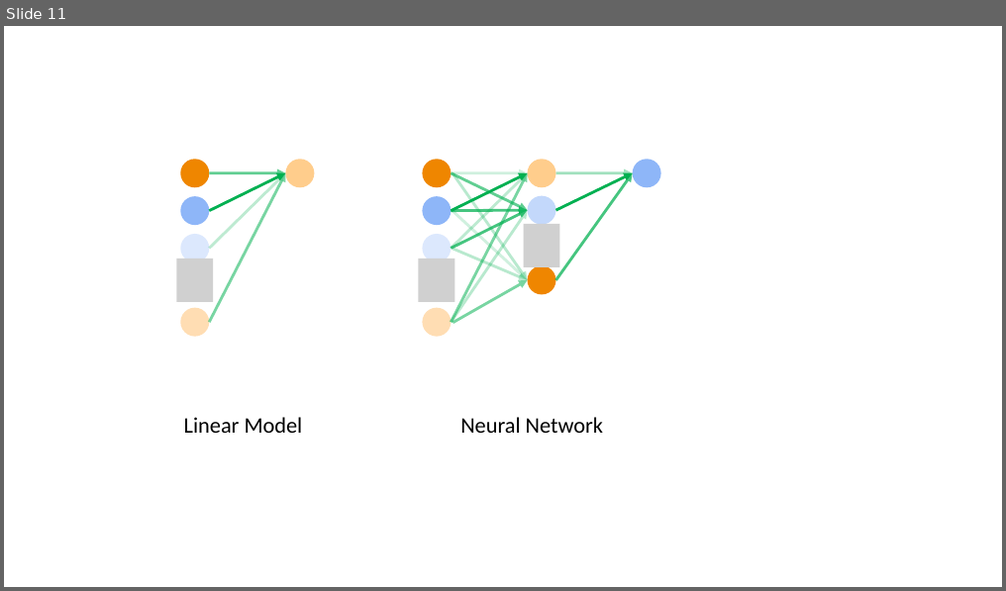
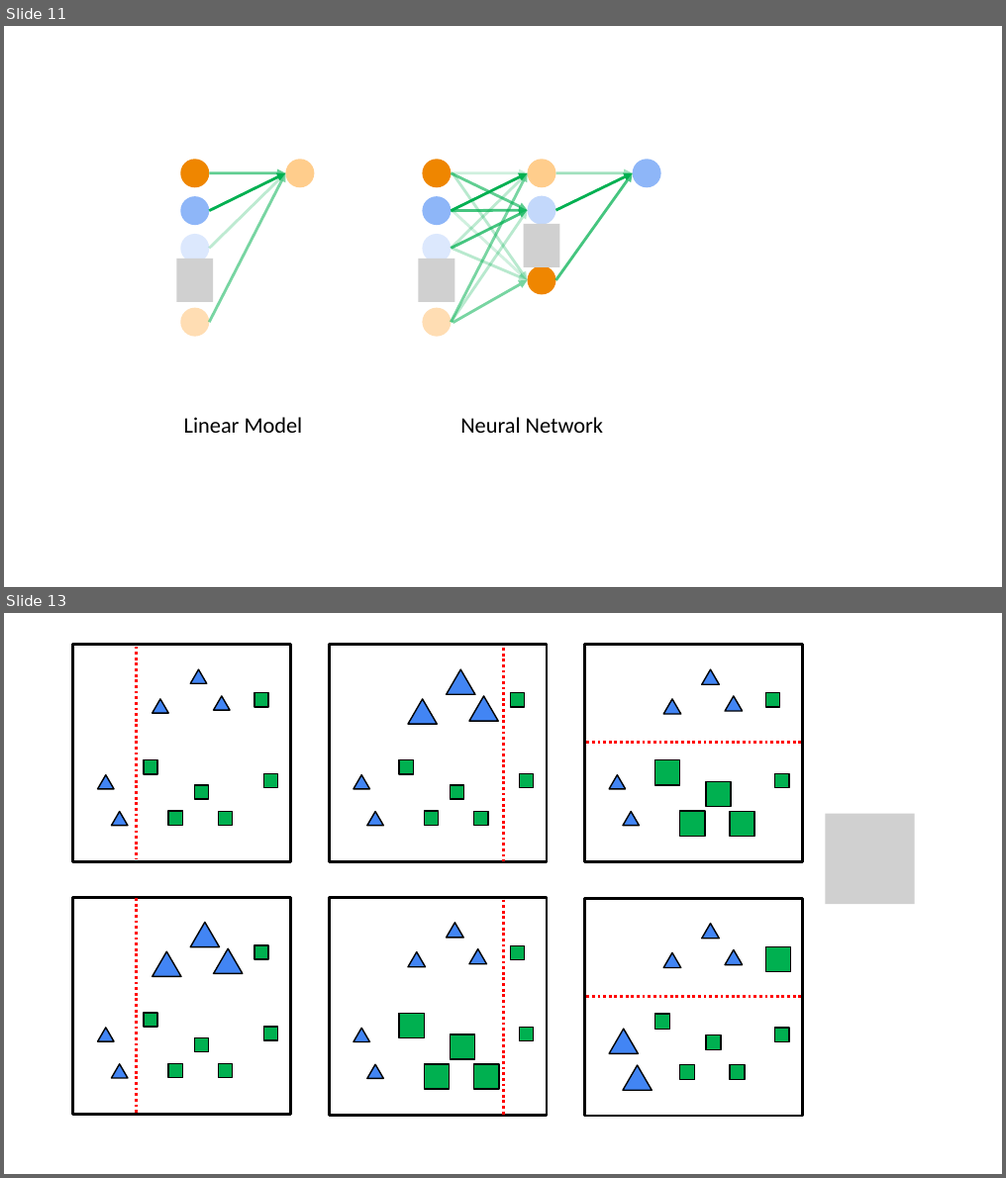
Before and after one commit to rtealwitter/datamining2025, a slide deck: notes/images.pptx. Shown one above the other, each under a label of ours: slide 11 before the commit, slides 11 and 13 after it; the slides between them are not shown. The pictures are 1006x591 and 1006x1178 pixels, drawn with LibreOffice and Linux fonts; fonts in the diff are those of the drawing; grey boxes stand for pictures. Boxes give left, top, right and bottom in pixels: in the first picture for what was removed or moved away, otherwise in the second. Text is boxed around its words. In the diff, an @@ line names an element or a change of style, - is before the commit and + after.

```diff
--- a/notes/images.pptx
+++ b/notes/images.pptx
@@ slide 13 added at (4,613,1002,1174), background #FFFFFF @@
@@ line added from (136, 646) to (136, 860), #FF0000 2 pt dashed @@
@@ line added from (504, 648) to (504, 861), #FF0000 2 pt dashed @@
@@ line added from (801, 742) to (585, 742), #FF0000 2 pt dashed @@
@@ group added at (73,645,290,862): 7 rectangles, 5 triangles @@
@@ group added at (330,645,547,862): 7 rectangles, 5 triangles @@
@@ group added at (585,645,802,862): 7 rectangles, 5 triangles @@
@@ picture added at (826,814,915,904) @@
@@ line added from (136, 898) to (136, 1115), #FF0000 2 pt dashed @@
@@ line added from (504, 899) to (504, 1116), #FF0000 2 pt dashed @@
@@ line added from (801, 997) to (585, 997), #FF0000 2 pt dashed @@
@@ group added at (73,897,290,1115): 7 rectangles, 5 triangles @@
@@ group added at (330,897,547,1115): 7 rectangles, 5 triangles @@
@@ group added at (585,898,802,1116): 7 rectangles, 5 triangles @@
```
Also in this commit, not shown: 1 other slide added, 1 slide removed, 5 other files.
